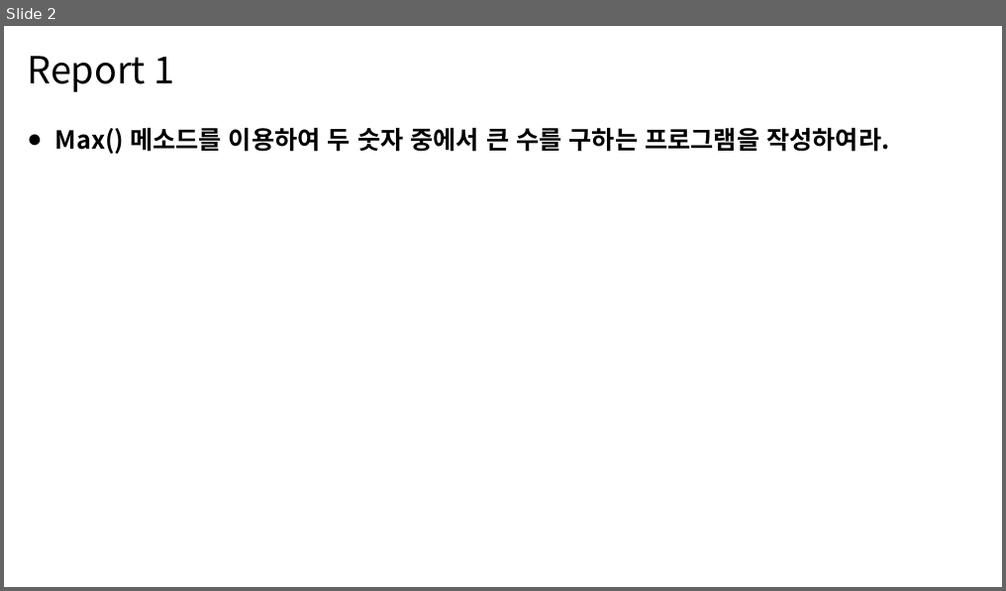
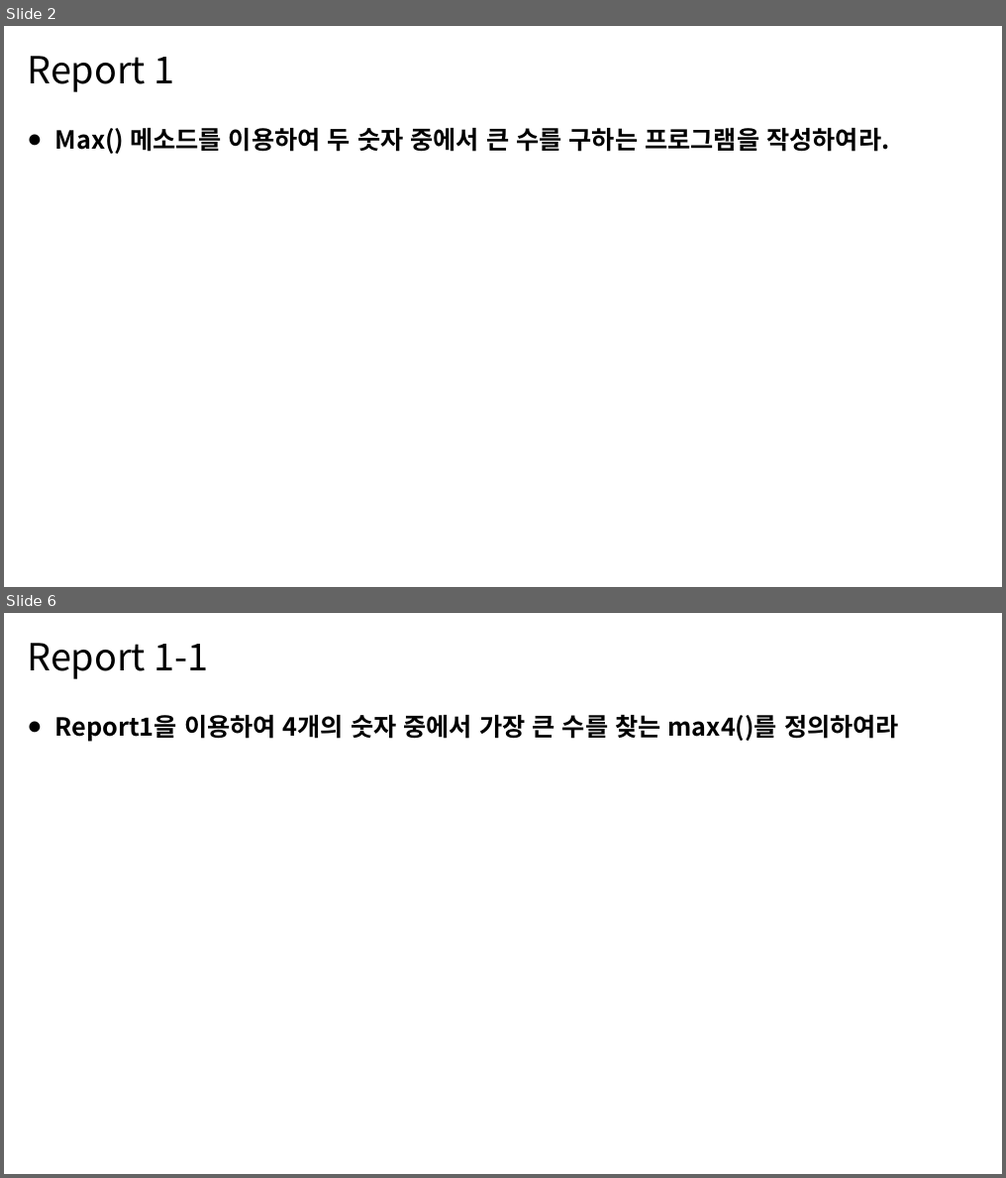
Before and after one commit to MDR-Evan/KBU-ProgrammingLanguageUtilization1, a slide deck: [과제]/[12주차]/12차-김진용-2301111.pptx. Shown one above the other, each under a label of ours: slide 2 before the commit, slides 2 and 6 after it; the slides between them are not shown. The pictures are 1006x591 and 1006x1178 pixels, drawn with LibreOffice and Linux fonts; fonts in the diff are those of the drawing. Boxes give left, top, right and bottom in pixels: in the first picture for what was removed or moved away, otherwise in the second. Text is boxed around its words. In the diff, an @@ line names an element or a change of style, - is before the commit and + after.

```diff
--- a/[과제]/[12주차]/12차-김진용-2301111.pptx
+++ b/[과제]/[12주차]/12차-김진용-2301111.pptx
@@ slide 6 added at box(4, 613, 1002, 1174), background #FFFFFF @@
@@ text added at box(27, 643, 209, 679), 36 pt, text #000000 @@
+Report 1-1
@@ text added at box(55, 714, 899, 742), 24 pt, text #000000, bold @@
+● Report1을 이용하여 4개의 숫자 중에서 가장 큰 수를 찾는 max4()를 정의하여라
```
Also in this commit, not shown: 3 slides changed, 11 other slides added, 6 slides removed, 2 other files.
